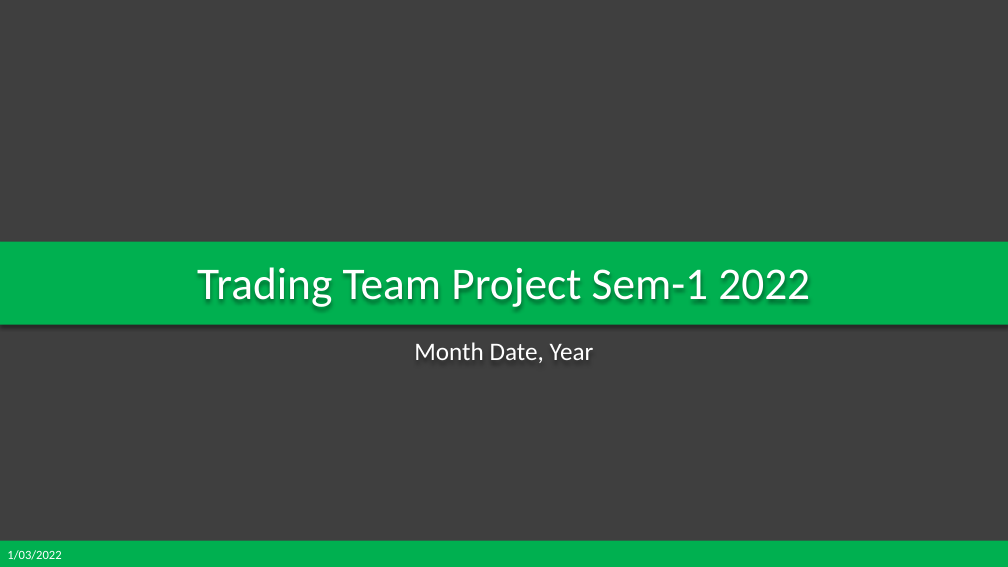
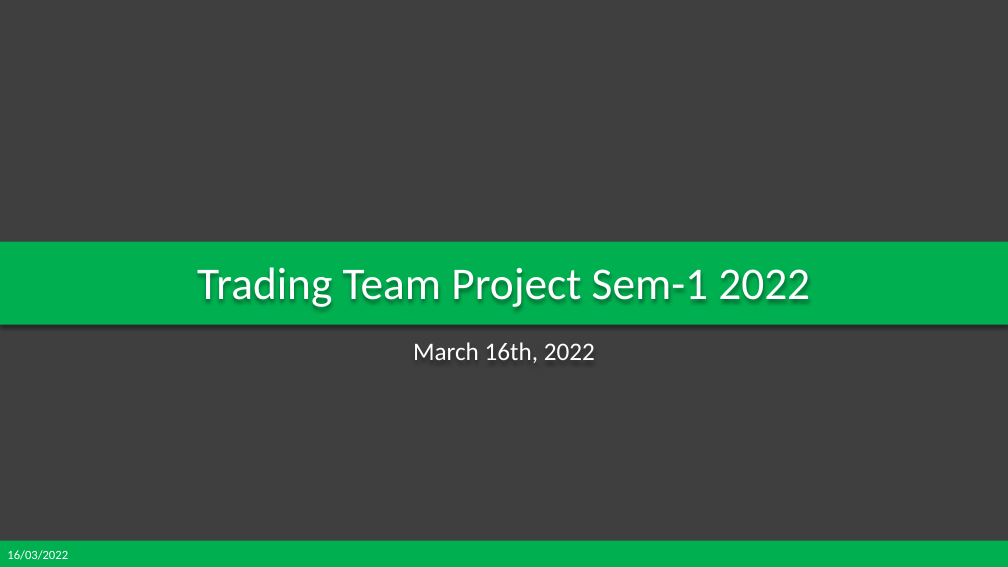
Before and after one commit to QFinUWA/Mean-Reversion-Trading-Team-Project-Semester-1-2022, a slide deck: slide 1 of Mean Reversion - Project Semester 1 2022.pptx. Drawn at 1008x567 pixels with LibreOffice and Linux fonts; fonts in the diff are those of the drawing; background and template pictures are left out. Boxes give left, top, right and bottom in pixels: in the first picture for what was removed or moved away, otherwise in the second. Text is boxed around its words. In the diff, an @@ line names an element or a change of style, - is before the commit and + after.

```diff
--- a/Mean Reversion - Project Semester 1 2022.pptx
+++ b/Mean Reversion - Project Semester 1 2022.pptx
@@ subtitle at <box>413,342,595,363</box>: text changed @@
-Month Date, Year
+March 16th, 2022
@@ text at <box>7,550,68,560</box>: text changed @@
-1/03/2022
+16/03/2022
```
Also in this commit, not shown: 3 other slides changed, 7 slides added, 2 slides removed.
